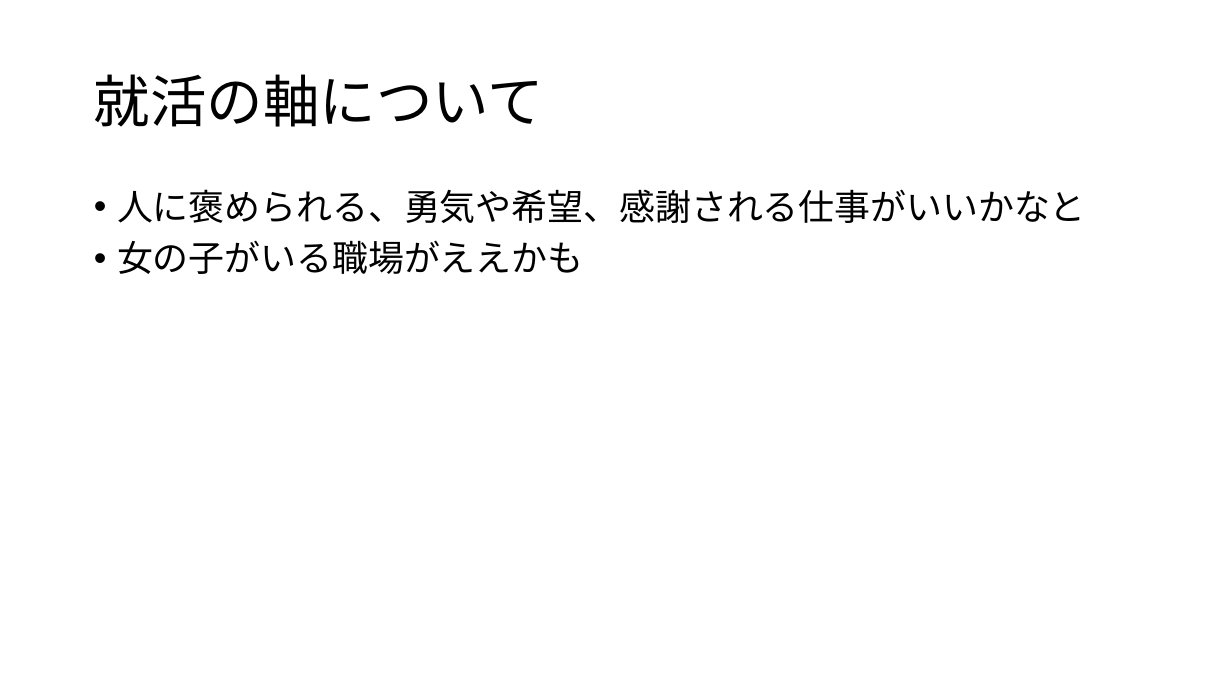
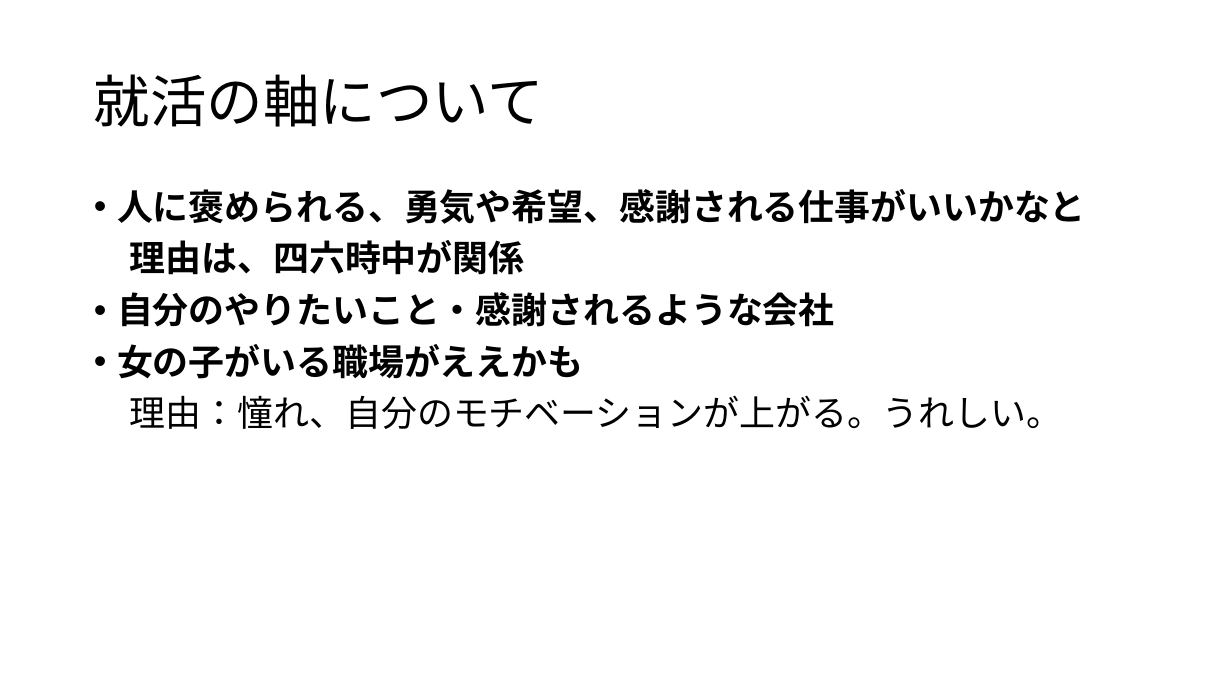
Before and after one commit to yamada4649/tibakoudai_2023, a slide deck: slide 36 of 就活関係/自己分析/就活（自己分析）.pptx (slide 35 before the commit). Drawn at 1232x693 pixels with LibreOffice and Linux fonts; fonts in the diff are those of the drawing. Boxes give left, top, right and bottom in pixels: in the first picture for what was removed or moved away, otherwise in the second. Text is boxed around its words. In the diff, an @@ line names an element or a change of style, - is before the commit and + after.

```diff
--- a/就活関係/自己分析/就活（自己分析）.pptx
+++ b/就活関係/自己分析/就活（自己分析）.pptx
@@ text at box(117, 189, 1086, 379): bold on in "人に褒められる、勇気や希望、感謝される仕事がいいかなと", "女の子がいる職場がええかも" @@
@@ text at box(117, 240, 835, 327): paragraphs added @@
+理由は、四六時中が関係
+• 自分のやりたいこと・感謝されるような会社
@@ text at box(130, 395, 1063, 429): paragraph added @@
+理由：憧れ、自分のモチベーションが上がる。うれしい。
```
Also in this commit, not shown: 1 other slide changed, 14 slides added, 39 other files.
